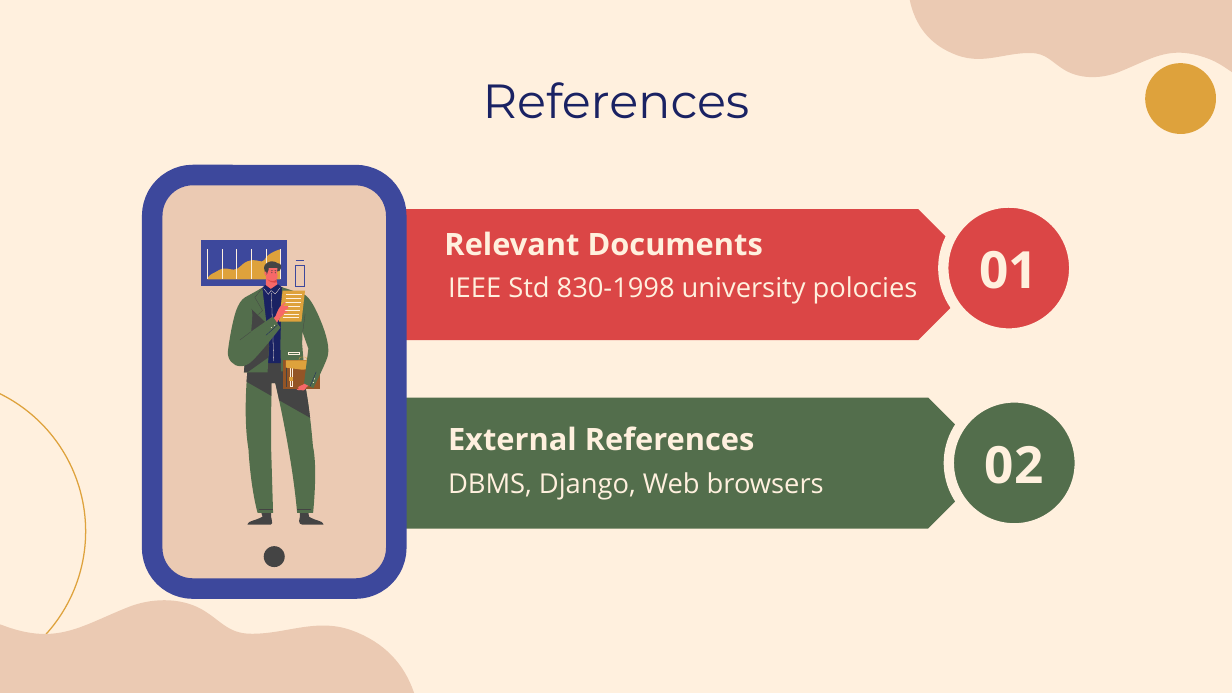
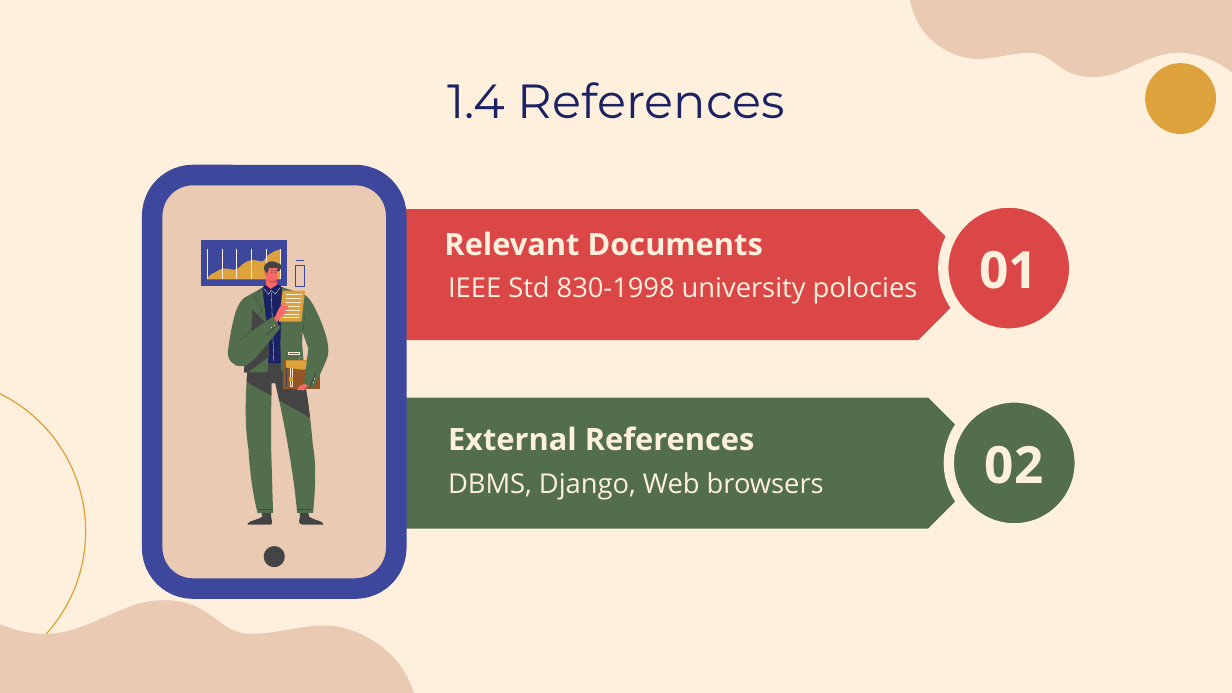
Before and after one commit to laibabintatahir/SRS-HMS, a slide deck: slide 5 of SRS.pptx. Drawn at 1232x693 pixels with LibreOffice and Linux fonts; fonts in the diff are those of the drawing. Boxes give left, top, right and bottom in pixels: in the first picture for what was removed or moved away, otherwise in the second. Text is boxed around its words. In the diff, an @@ line names an element or a change of style, - is before the commit and + after.

```diff
--- a/SRS.pptx
+++ b/SRS.pptx
@@ title at [447,82,785,119]: text changed @@
-References
+1.4 References
```
Also in this commit, not shown: 14 other slides changed, 9 slides removed.
